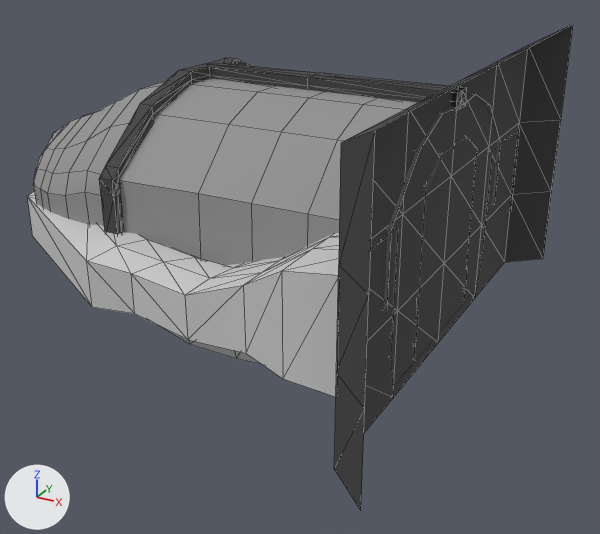
One commit to the FBX model Assets/Art Assets/Models/cockpit.FBX: the scene before it, then after it.
One viewpoint serves both versions: a camera (50 mm lens) standing at (3.36, -7.66, 4.36) and looking at (-0.78, -0.14, 0.6). Every picture has the same lights, and +X, +Y and +Z are marked at lower left. Mesh edges are drawn as thin lines on the coarser meshes. Where no turn or scale is listed for an object, it has been applied to the vertices.

The first picture shows 'CockpitSupports', 'CockpitWalls', 'Glass'.
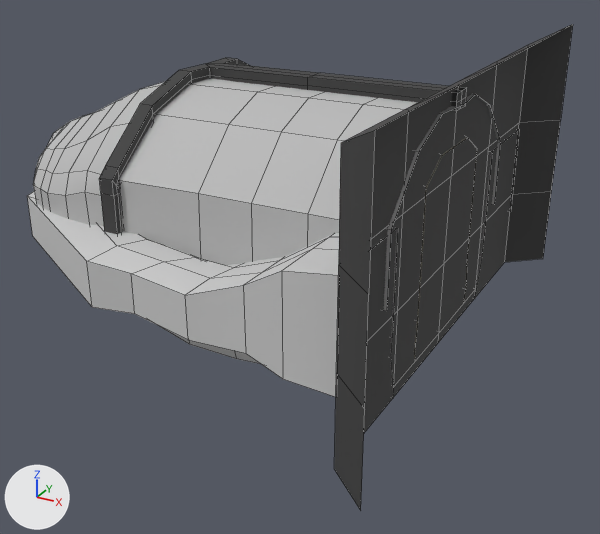
Edits to the bpy script that builds the scene:
```text
Change mat_cockpitglass:
    remove mat_cockpitglass.texture = img_cockpitglasstexture_png
    add mat_cockpitglass.base_color = (0.5, 0.5, 0.5)  # grey #bcbcbc
Change me_mesh:
    used by ob_cockpitwalls; location = (0.11, -1.19, 0.0)
    remove me_mesh.from_pydata(...)  # 136 vertices, 224 faces; spans x -4.08..0.75, y -1.32..3.69, z 0.0..1.79
    add me_mesh.from_pydata(...)  # 160 vertices, 127 faces; spans x -4.08..0.75, y -1.32..3.69, z 0.0..1.79
    me_mesh part 3
    224 faces are deleted
    24 vertices are added at x -3.4..-2.27, y -0.17..2.54, z 0.53..1.32
    127 new faces join them
Change me_mesh_002:
    used by ob_cockpitsupports; location = (0.9, -0.01, 2.64)
    remove me_mesh_002.from_pydata(...)  # 129 vertices, 228 faces; spans x -3.07..0.36, y -2.86..2.88, z -2.64..0.39
    add me_mesh_002.from_pydata(...)  # 238 vertices, 214 faces; spans x -3.87..0.36, y -2.86..2.88, z -2.64..0.39
    me_mesh_002 part 1: a new loose piece of 20 vertices spanning x -3.87..-0.04, y -1.33..1.36, z -2.51, in mat_darkgreymetal (black #404040)
    me_mesh_002 part 2
    228 faces are deleted
    114 new faces join them
```

Location of each change, (x1, y1, x2, y2) in pixels of the pictures (600 x 534 px):
'Glass', surface changed: (33, 78, 500, 311) in both
part 1 of me_mesh_002, added: after (394, 289, 476, 386)
part 2 of me_mesh_002, cut back: (99, 37, 562, 501) in both
part 3 of me_mesh, cut back: (27, 129, 519, 398) in both
